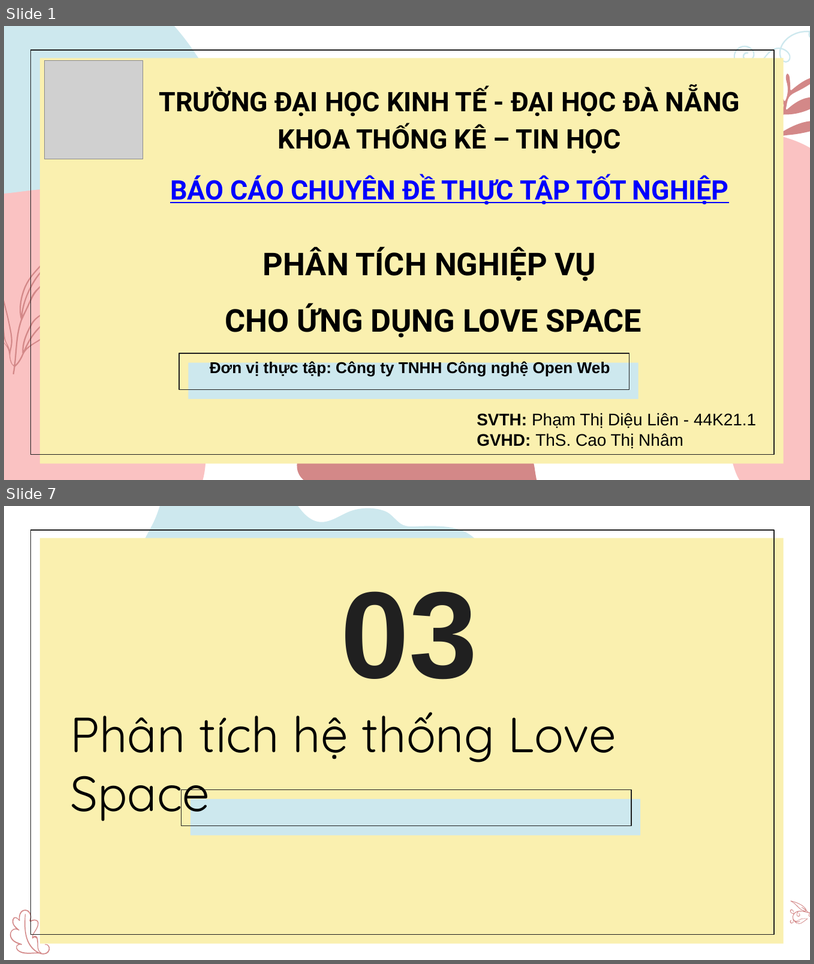
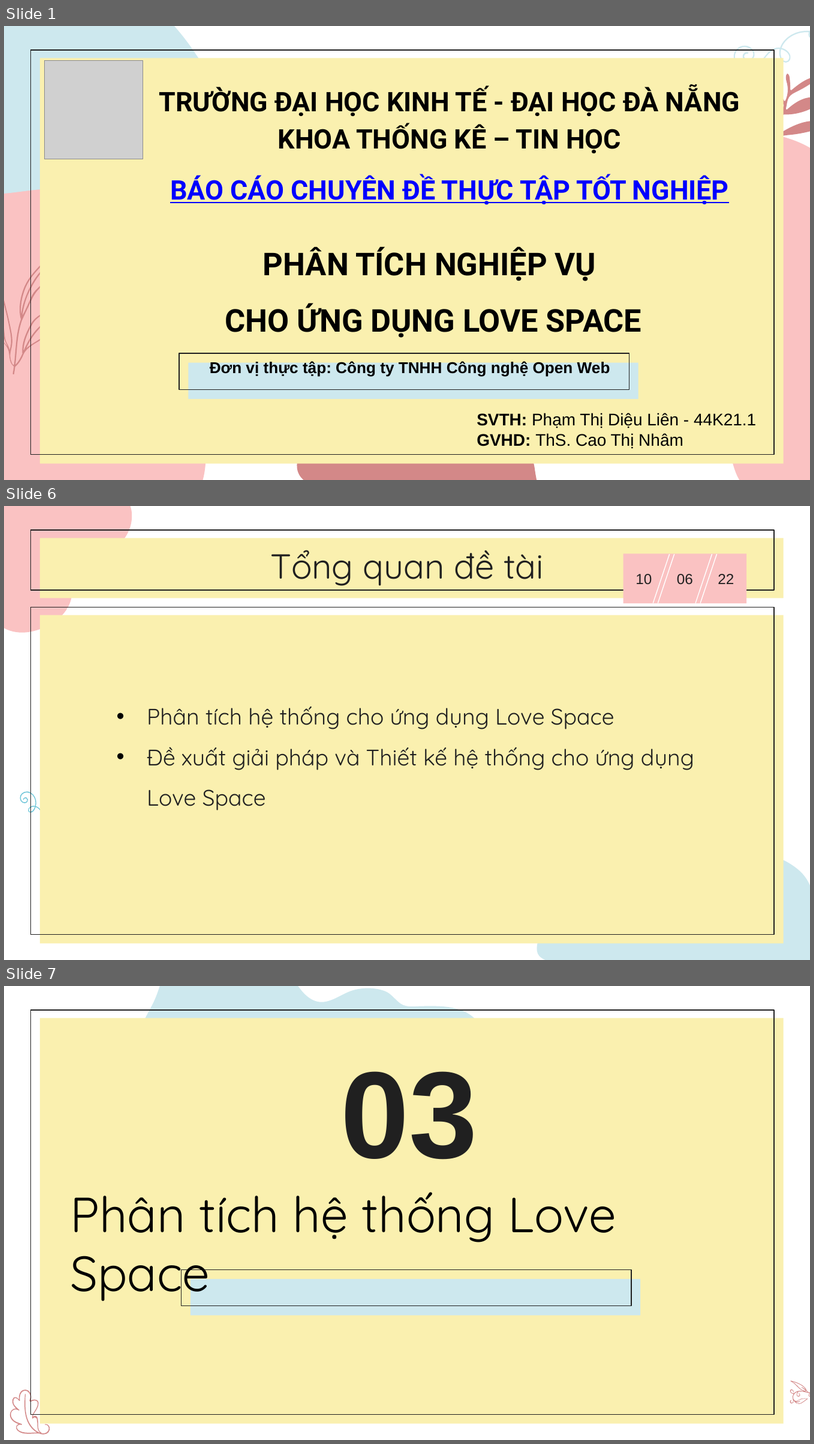
Before and after one commit to nhamct/ThucTapTN_2021_2022_2, a slide deck: 05. Phạm Thị Diệu Liên/PhamThiDieuLien_44K21.1.pptx. Shown one above the other, each under a label of ours: slides 1 and 7 before the commit, slides 1, 6 and 7 after it; the slides between them are not shown. The pictures are 814x964 and 814x1444 pixels, drawn with LibreOffice and Linux fonts; fonts in the diff are those of the drawing; grey boxes stand for pictures. Boxes give left, top, right and bottom in pixels: in the first picture for what was removed or moved away, otherwise in the second. Text is boxed around its words. In the diff, an @@ line names an element or a change of style, - is before the commit and + after.

```diff
--- a/05. Phạm Thị Diệu Liên/PhamThiDieuLien_44K21.1.pptx
+++ b/05. Phạm Thị Diệu Liên/PhamThiDieuLien_44K21.1.pptx
@@ slide 6 added at bbox=[4, 506, 810, 960], background #FFFFFF @@
@@ freeform shape added at bbox=[4, 506, 132, 632], fill #FAC2C2 @@
@@ rectangle added at bbox=[30, 530, 774, 590], outline #202020 0.75 pt @@
@@ rectangle added at bbox=[40, 538, 784, 598], fill #FAF0AF @@
@@ title added at bbox=[270, 550, 544, 586], 31 pt, text #202020 @@
+Tổng quan đề tài
@@ rectangle added at bbox=[623, 553, 747, 604], fill #FAC2C2 @@
@@ line added from (670, 555) to (653, 603), #FFFFFF 0.75 pt @@
@@ line added from (675, 555) to (658, 603), #FFFFFF 0.75 pt @@
@@ line added from (712, 555) to (696, 603), #FFFFFF 0.75 pt @@
@@ line added from (717, 555) to (701, 603), #FFFFFF 0.75 pt @@
@@ title added at bbox=[636, 574, 652, 585], 13 pt, text #202020 @@
+10
@@ title added at bbox=[677, 574, 693, 585], 13 pt, text #202020 @@
+06
@@ title added at bbox=[718, 574, 734, 584], 13 pt, text #202020 @@
+22
@@ rectangle added at bbox=[30, 607, 774, 934], outline #202020 0.75 pt @@
@@ rectangle added at bbox=[40, 615, 784, 943], fill #FAF0AF @@
@@ text added at bbox=[147, 706, 695, 810], 20 pt, text #202020 @@
+• Phân tích hệ thống cho ứng dụng Love Space
+• Đề xuất giải pháp và Thiết kế hệ thống cho ứng dụng Love Space
@@ freeform shape added at bbox=[20, 792, 67, 826], fill #6FC5D8 @@
@@ freeform shape added at bbox=[536, 855, 810, 960], fill #CDE8EE @@
```
Also in this commit, not shown: 9 slides changed, 1 other slide added, 2 slides removed, 1 other file.
